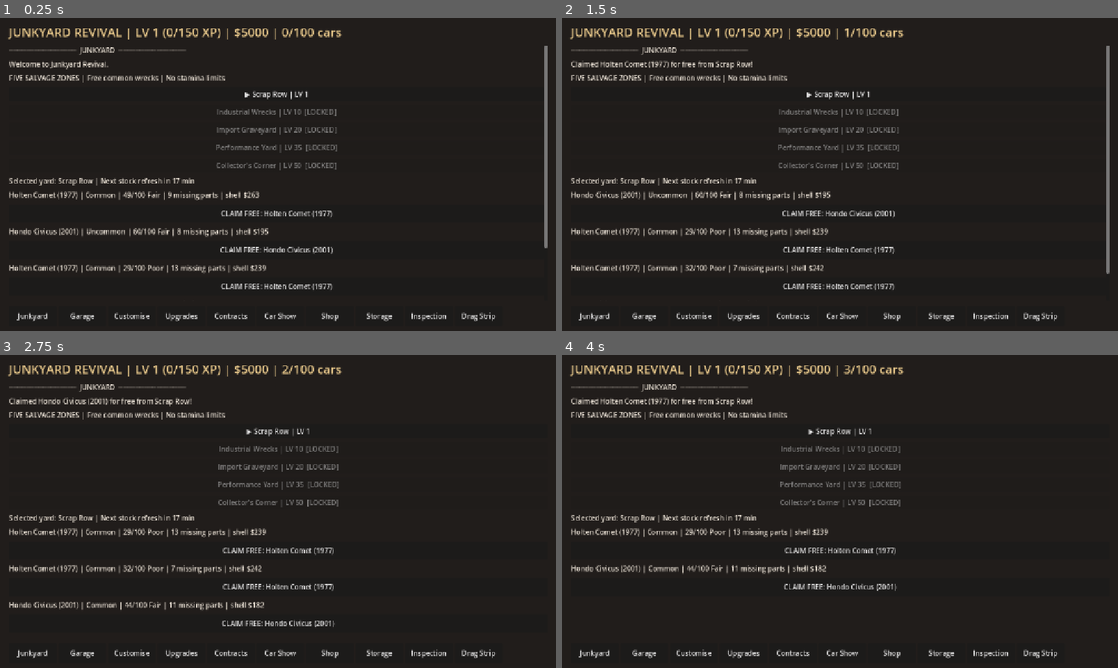
Above: before the commit, frames 1-4 (two rows, left to right).
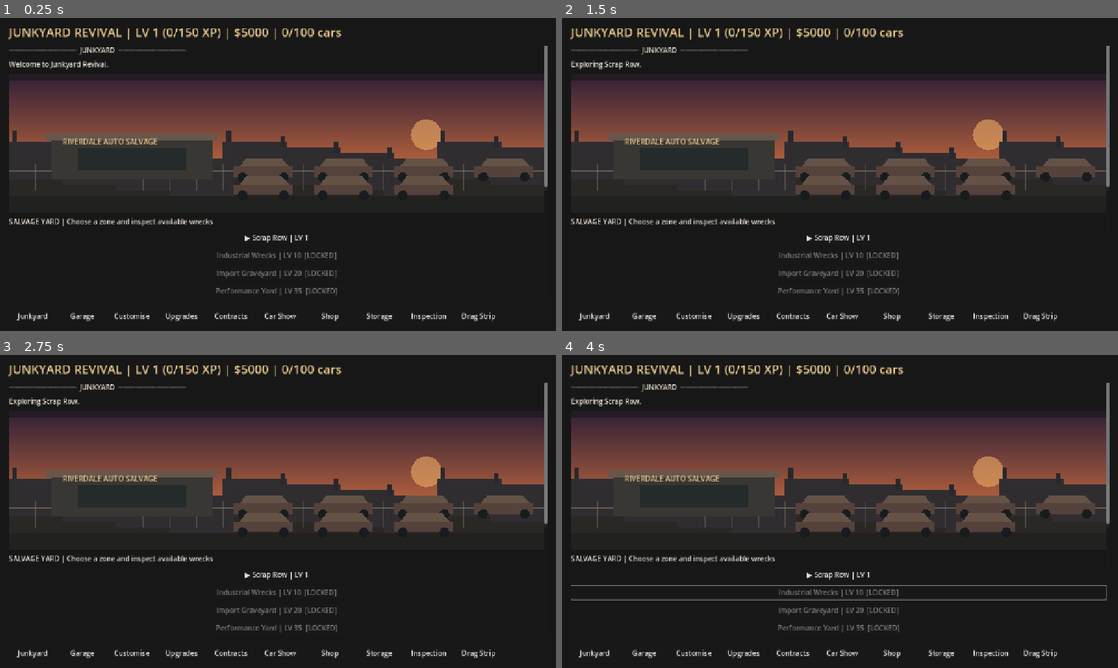
Above: after the commit, the same moments.

Repository: Paulliiee23/Junkyard-revival
Game: Godot game, scene res://scenes/main.tscn
The game is run twice, just before and just after one commit, with the same random seed, the same clock (stepped at 60 frames per second) and the same inputs.
Inputs (mouse positions are in pixels of both pictures, inside the frame that each line leads up to):
- Up to frame 1 (0.25 s): no input
- Up to frame 2 (1.5 s): click "▶ Scrap Row | LV 1" at 0.5 s; click (840, 212) at 1.25 s, where only the run before the commit has a clickable "CLAIM FREE: Holten Comet (197…"
- Up to frame 3 (2.75 s): click (278, 549) at 2 s, where only the run before the commit has a clickable "CLAIM FREE: Hondo Civicus (20…"
- Up to frame 4 (4 s): click "Junkyard" at 2.75 s; click (840, 586) at 3.5 s, where only the run before the commit has a clickable "CLAIM FREE: Holten Comet (197…"

The runs differ from the first frame. In frame 1, 30% of the frame differs, in the area x 1-99%, y 18-89%; in frame 2, 31%; in frame 3, 31%, in the area x 1-99%, y 3-89%; in frame 4, 30%.

Commit message:
Integrate visual dusk junkyard scene into playable salvage tab

Diff:
--- a/scripts/main.gd
+++ b/scripts/main.gd
@@ -12,6 +12,7 @@
 const VehicleCondition = preload("res://scripts/vehicle_condition.gd")
 const VehicleAppraisal = preload("res://scripts/vehicle_appraisal.gd")
 const CarBuyers = preload("res://scripts/car_buyers.gd")
+const JunkyardBackdrop = preload("res://scripts/junkyard_backdrop.gd")
 const TABS := ["Junkyard", "Garage", "Customise", "Upgrades", "Contracts", "Car Show", "Shop", "Storage", "Inspection", "Drag Strip"]
 const MAX_STORAGE := 100
 var current_tab := 0
@@ -43,7 +44,7 @@
 
 func _build_ui() -> void:
     var bg := ColorRect.new()
-    bg.color = Color("#211d1b")
+    bg.color = Color("#171717")
     bg.set_anchors_and_offsets_preset(Control.PRESET_FULL_RECT)
     add_child(bg)
     root = VBoxContainer.new()
@@ -113,7 +114,14 @@
             _label("This feature is planned and not implemented yet.")
 
 func _render_junkyard() -> void:
-    _label("FIVE SALVAGE ZONES | Free common wrecks | No stamina limits")
+    var scene_panel := PanelContainer.new()
+    scene_panel.custom_minimum_size = Vector2(0, 320)
+    scene_panel.size_flags_horizontal = Control.SIZE_EXPAND_FILL
+    body.add_child(scene_panel)
+    var yard_view := JunkyardBackdrop.new()
+    yard_view.custom_minimum_size = Vector2(0, 320)
+    scene_panel.add_child(yard_view)
+    _label("SALVAGE YARD | Choose a zone and inspect available wrecks")
     for i in range(JunkyardZones.ZONES.size()):
         var zone: Dictionary = JunkyardZones.ZONES[i]
         var unlocked: bool = JunkyardZones.unlocked(i, level)
